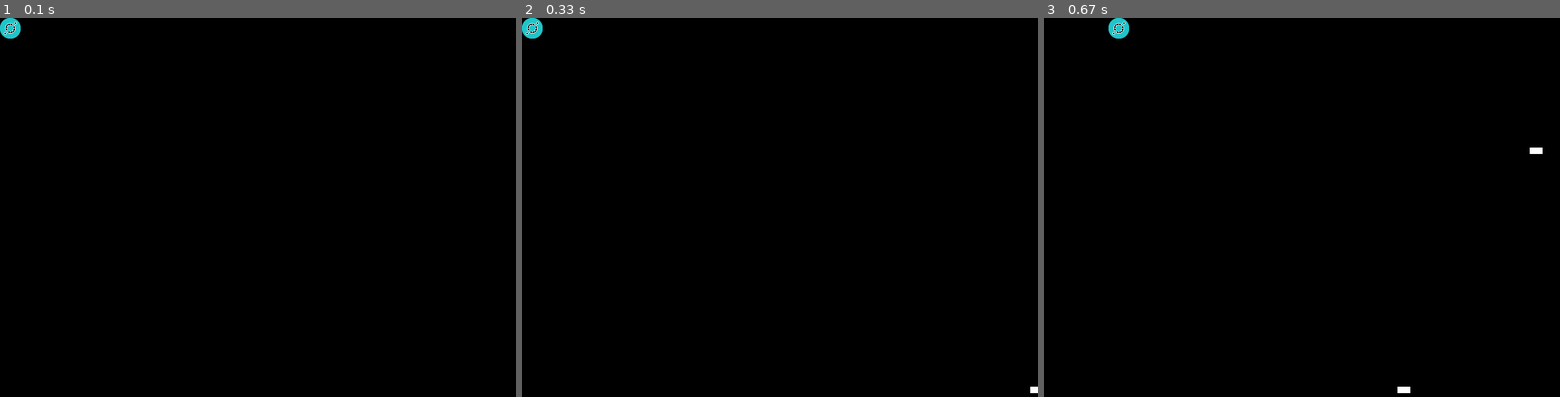
Above: before the commit, frames 1-3 (left to right).
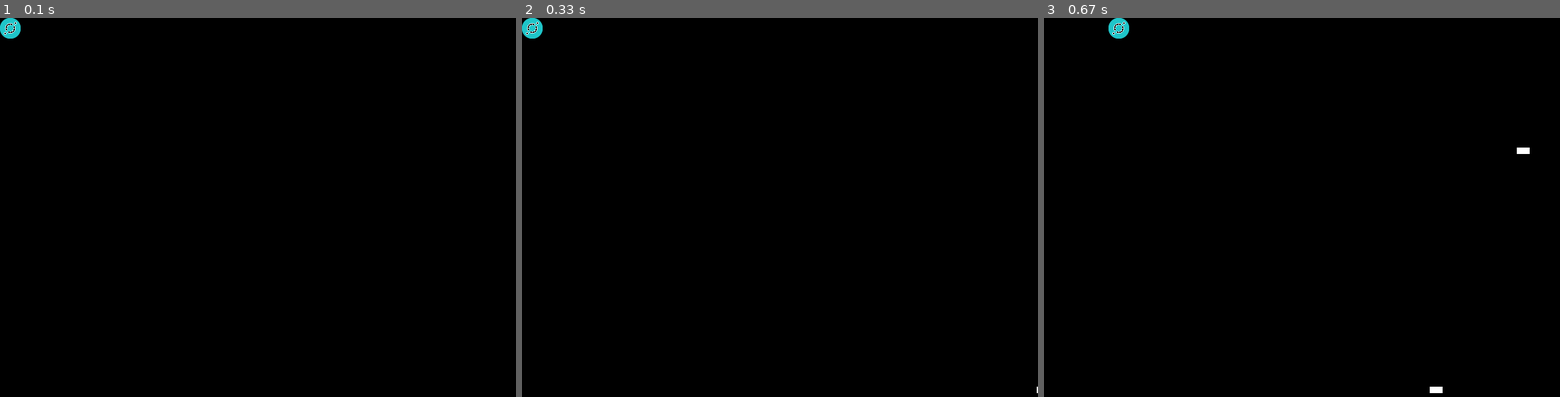
Above: after the commit, the same moments.

Repository: shuknuk/dodge-pygame
Game: pygame game, started from main_project.py
Two runs of this game, one before a commit and one after it. Both use one fixed random seed, a clock stepped at 60 frames per second and the inputs below.
Inputs:
- Up to frame 1 (0.1 s): no input
- Up to frame 2 (0.33 s): no input
- Up to frame 3 (0.67 s): hold Right from 0.33 s (still down)

Frame 1 is identical in both runs. In frame 2, less than 0.1% of the frame differs, in the area x 98-100%, y 97-99%; in frame 3, 0.2%, in the area x 68-97%, y 34-99%.

Commit message:
Final change made. It is a basic game

Diff:
--- a/main_project.py
+++ b/main_project.py
@@ -113,6 +113,12 @@
 ADDCLOUD = pygame.USEREVENT + 2
 pygame.time.set_timer(ADDCLOUD, 1000)
 
+# Setup the clock for a decent framerate
+clock = pygame.time.Clock()
+
+# Ensure program maintains a rate of 30 frames per second
+clock.tick(30)
+
 # Creating a new sprite "Enemy"
 class Enemy(pygame.sprite.Sprite):
     def __init__(self):
@@ -125,7 +131,7 @@
                 random.randint(0, SCREEN_HEIGHT),
             )
         )
-        self.speed = random.randint(5, 20)
+        self.speed = random.randint(10, 10)
 
     # Sprite moves based on set_aceleration
     # Remove sprite when passes left edge of the screen
